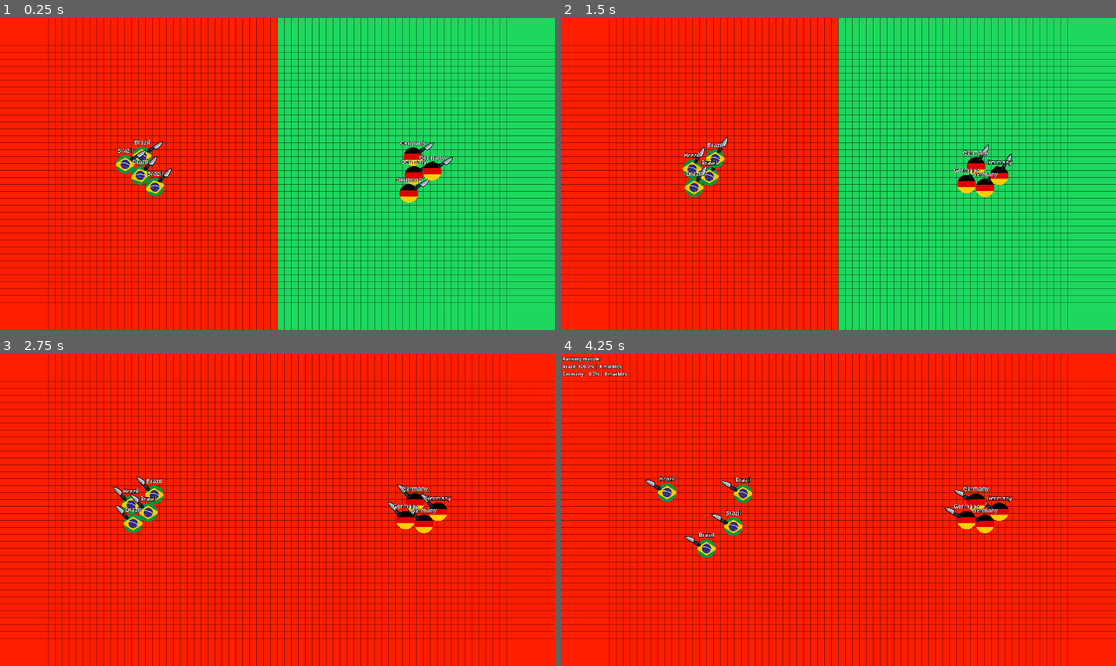
Above: before the commit, frames 1-4 (two rows, left to right).
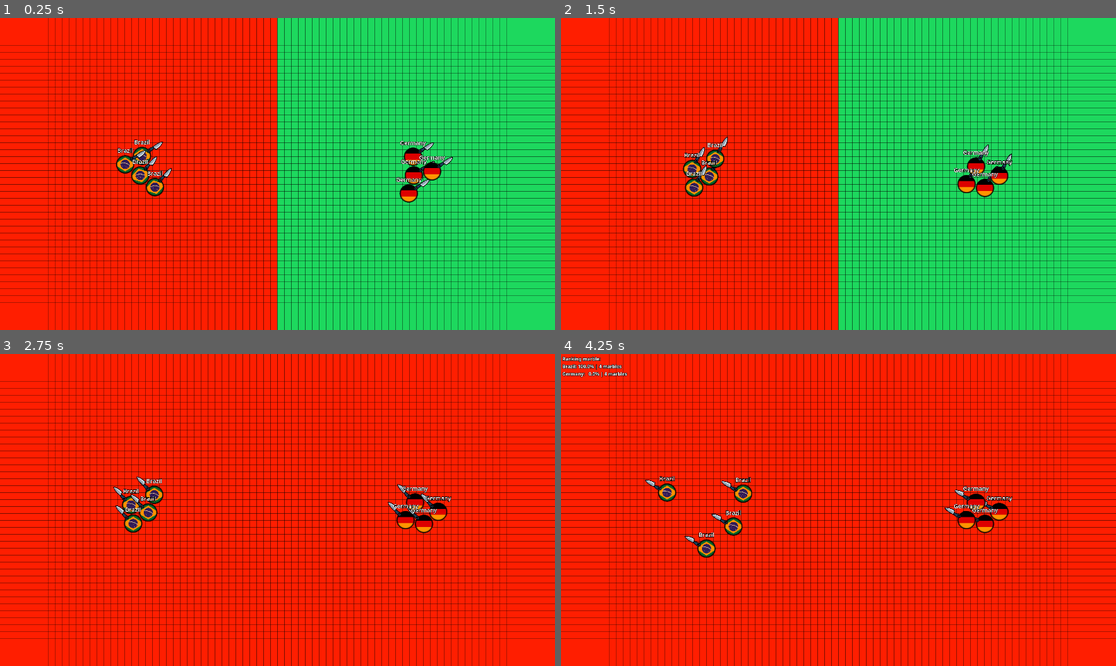
Above: after the commit, the same moments.

Repository: etximake/game-war-tenconfig-v1.0
Game: Godot game, scene res://Scenes/Level/Main.tscn
Two runs of this game, one before a commit and one after it. Both use one fixed random seed, a clock stepped at 60 frames per second and the inputs below.
Inputs:
- Up to frame 1 (0.25 s): no input
- Up to frame 2 (1.5 s): tap Enter at 0.5 s; tap R at 0.6 s; tap N at 1.35 s
- Up to frame 3 (2.75 s): tap K at 2.1 s
- Up to frame 4 (4.25 s): tap H at 2.85 s; tap P at 3.6 s

The runs differ from the first frame. In frame 1, 0.8% of the frame differs, in the area x 20-80%, y 41-60%; in frame 2, 0.8%; in frame 3, 0.8%; in frame 4, 0.9%, in the area x 17-81%, y 41-66%.

Commit message:
update hiệu ứng viền cho core

Diff:
--- a/Scenes/Marble/Marble.tscn
+++ b/Scenes/Marble/Marble.tscn
@@ -1,7 +1,8 @@
-[gd_scene load_steps=8 format=3 uid="uid://dmgnh27njbn5h"]
+[gd_scene load_steps=9 format=3 uid="uid://dmgnh27njbn5h"]
 
 [ext_resource type="Script" uid="uid://4kibmowkynq" path="res://Scripts/Marble/marble.gd" id="1_3mo50"]
 [ext_resource type="Texture2D" uid="uid://bi1eyfmgk3ahw" path="res://Assets/Flag_US/Alabama_round.png" id="2_7mvxq"]
+[ext_resource type="Script" uid="uid://dj74u8t8c6nld" path="res://Scripts/Marble/MarbleCoreFX.gd" id="2_52w8h"]
 [ext_resource type="Texture2D" uid="uid://0yhimch5kabu" path="res://Assets/Weapon_ns/knife.svg" id="3_7mvxq"]
 
 [sub_resource type="SystemFont" id="SystemFont_7mvxq"]
@@ -18,7 +19,7 @@
 radius = 65.06919
 
 [sub_resource type="RectangleShape2D" id="RectangleShape2D_qupxx"]
-size = Vector2(20, 125)
+size = Vector2(20, 119)
 
 [node name="Marble" type="RigidBody2D"]
 texture_filter = 1
@@ -26,7 +27,6 @@
 contact_monitor = true
 max_contacts_reported = 4
 script = ExtResource("1_3mo50")
-bias_strength = 0.0
 
 [node name="Name" type="Label" parent="."]
 offset_right = 40.0
@@ -42,6 +42,9 @@
 texture_filter = 1
 texture = ExtResource("2_7mvxq")
 
+[node name="CoreFX" type="Node2D" parent="."]
+script = ExtResource("2_52w8h")
+
 [node name="WeaponPivot" type="Node2D" parent="."]
 texture_filter = 1
 metadata/_edit_group_ = true
@@ -54,7 +57,7 @@
 
 [node name="WeaponShape" type="CollisionShape2D" parent="WeaponPivot/Weapon"]
 texture_filter = 1
-position = Vector2(0, 15.5)
+position = Vector2(0, 18.5)
 shape = SubResource("RectangleShape2D_qupxx")
 
 [node name="WeaponSprite" type="Sprite2D" parent="WeaponPivot/Weapon"]
--- /dev/null
+++ b/Scripts/Marble/MarbleCoreFX.gd
@@ -0,0 +1,78 @@
+extends Node2D
+
+const OUTLINE_THICKNESS: float = 0.065
+const OUTLINE_COLOR: Color = Color(0.0, 0.0, 0.0, 1.0)
+const TEAM_TINT_STRENGTH: float = 0.32
+
+var _marble: Marble
+var _core_sprite: Sprite2D
+var _core_material: ShaderMaterial
+
+func _ready() -> void:
+	_marble = get_parent() as Marble
+	if _marble == null:
+		return
+
+	_core_sprite = _marble.get_node_or_null("CoreSprite") as Sprite2D
+	if _core_sprite == null:
+		return
+
+	var old_halo := _core_sprite.get_node_or_null("Halo")
+	if old_halo != null:
+		old_halo.queue_free()
+
+	_setup_core_material()
+	_apply_team_color(_resolve_team_color())
+
+	if not _marble.team_changed.is_connected(_on_team_changed):
+		_marble.team_changed.connect(_on_team_changed)
+
+
+func _setup_core_material() -> void:
+	if _core_material == null:
+		_core_material = ShaderMaterial.new()
+		_core_material.shader = Shader.new()
+		_core_material.shader.code = """
+shader_type canvas_item;
+
+uniform vec4 team_color : source_color = vec4(0.35, 0.85, 0.55, 1.0);
+uniform vec4 outline_color : source_color = vec4(0.0, 0.0, 0.0, 1.0);
+uniform float outline_thickness : hint_range(0.0, 0.2) = 0.065;
+uniform float team_tint_strength : hint_range(0.0, 1.0) = 0.32;
+
+void fragment() {
+	vec4 tex = texture(TEXTURE, UV);
+	vec2 p = UV - vec2(0.5);
+	float d = length(p);
+	float radius = 0.5;
+	float aa = max(fwidth(d), 0.0015) * 1.8;
+
+	float alpha_mask = 1.0 - smoothstep(radius - aa, radius + aa, d);
+	float fill_mask = 1.0 - smoothstep(radius - outline_thickness - aa, radius - outline_thickness + aa, d);
+	vec3 tinted_tex = mix(tex.rgb, tex.rgb * team_color.rgb, team_tint_strength);
+	vec3 final_rgb = mix(outline_color.rgb, tinted_tex, fill_mask);
+	COLOR = vec4(final_rgb, tex.a * alpha_mask);
+}
+"""
+
+	_core_material.set_shader_parameter("outline_color", OUTLINE_COLOR)
+	_core_material.set_shader_parameter("outline_thickness", OUTLINE_THICKNESS)
+	_core_material.set_shader_parameter("team_tint_strength", TEAM_TINT_STRENGTH)
+	_core_sprite.material = _core_material
+
+
+func _on_team_changed(_marble_ref: Marble, _new_team: int) -> void:
+	_apply_team_color(_resolve_team_color())
+
+
+func _apply_team_color(team_color: Color) -> void:
+	if _core_material != null:
+		_core_material.set_shader_parameter("team_color", team_color)
+
+
+func _resolve_team_color() -> Color:
+	if App != null and App.config != null:
+		var colors: Array[Color] = App.config.team_colors
+		if _marble.team_id >= 0 and _marble.team_id < colors.size():
+			return colors[_marble.team_id]
+	return Color(0.4, 0.8, 1.0, 1.0)
Not shown, added: Scripts/Marble/MarbleCoreFX.gd.uid
